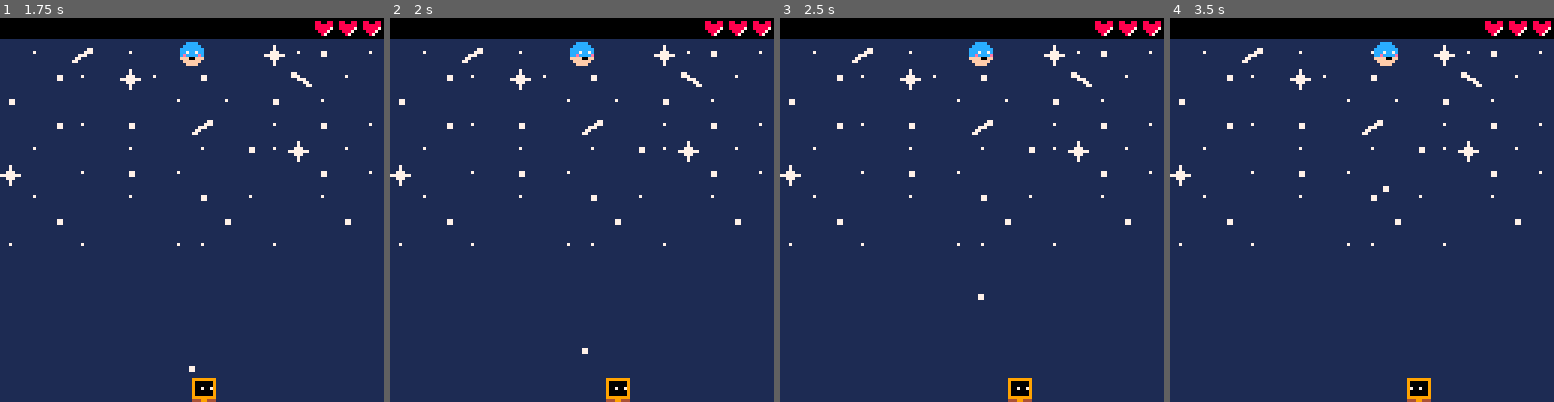
Above: before the commit, frames 1-4 (left to right).
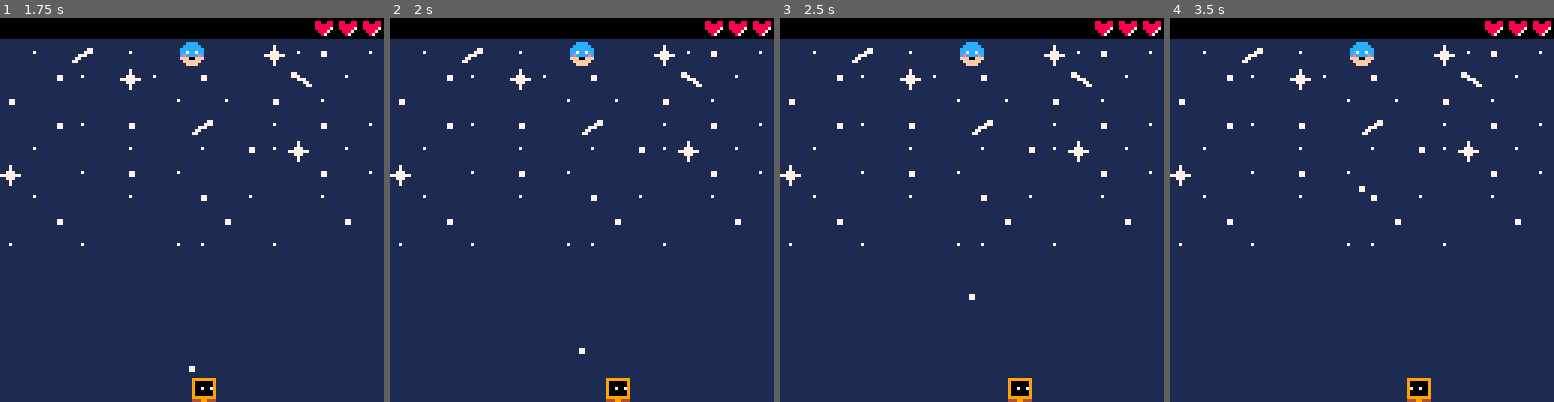
Above: after the commit, the same moments.

Repository: diodemusic/infinipong
Game: PICO-8 cartridge src/infinipong.p8
Same seed, same stepped clock (60 frames per second), same inputs: the game is played once before the commit and once after it.
Inputs:
- Up to frame 1 (1.75 s): tap X (X key) at 0.33, 1.07 s; hold Right from 1.6 s (still down)
- Up to frame 2 (2 s): keep holding Right; tap X (X key) at 1.85 s
- Up to frame 3 (2.5 s): release Right at 2.1 s; hold Up 2.15-2.42 s; hold Right from 2.47 s (still down)
- Up to frame 4 (3.5 s): tap X (X key) at 2.97 s; release Right at 3.03 s; hold Left from 3.08 s (still down)

Frame 1 is identical in both runs. In frame 2, less than 0.1% of the frame differs, in the area x 47-54%, y 8-88%; in frame 3, 0.4%; in frame 4, 0.7%, in the area x 46-60%, y 6-46%.

Commit message:
organize code into distinct sections

Diff:
--- a/src/main.lua
+++ b/src/main.lua
@@ -1,5 +1,7 @@
 -- infinipong
 -- by saves
+
+------------------- player
 
 function draw_player()
     if player.moving_left then
@@ -41,6 +43,36 @@
     end
 end
 
+function lose_life()
+    sfx(1)
+
+    if player.lives > 1 then
+        if not debug_options.infinite_lives then
+            player.lives -= 1
+        end
+
+        player.x = 60
+
+        enemy.x = 60
+
+        ball.x = 63
+        ball.y = 63
+        ball.x_speed = 0
+        ball.y_speed /= 2
+    else
+        player.lives -= 1
+        set_game_over()
+    end
+end
+
+function draw_lives()
+    for i = 1, player.lives do
+        spr(11, 96 + (i * 8), 1)
+    end
+end
+
+------------------- enemy
+
 function draw_enemy()
     if enemy.moving_left then
         spr(5, enemy.x, enemy.y)
@@ -70,6 +102,8 @@
     end
 end
 
+------------------- ball
+
 function draw_ball()
     rectfill(ball.x, ball.y, ball.x + 1, ball.y + 1, 7)
 end
@@ -94,7 +128,7 @@
     ) then
         ball.y_speed += 0.2
         ball.y_speed = -ball.y_speed
-        ball.x_speed = rnd(2) - 1
+        -- TODO calculate angle on contact point ball.x_speed = rnd(2) - 1
         ball.bounces += 1
         score += 1 * score_multiplier
         sfx(2)
@@ -108,6 +142,8 @@
         lose_life()
     end
 end
+
+------------------- level
 
 function update_level()
     if (
@@ -126,37 +162,11 @@
     player.color = level % #player.colors + 1
 end
 
-function lose_life()
-    sfx(1)
-
-    if player.lives > 1 then
-        if not debug_options.infinite_lives then
-            player.lives -= 1
-        end
-
-        player.x = 60
-
-        enemy.x = 60
-
-        ball.x = 63
-        ball.y = 63
-        ball.x_speed = 0
-        ball.y_speed /= 2
-    else
-        player.lives -= 1
-        set_game_over()
-    end
-end
+------------------- game state
 
 function set_game_over()
     game_over = true
     music(-1, 10, 1)
-end
-
-function draw_lives()
-    for i = 1, player.lives do
-        spr(11, 96 + (i * 8), 1)
-    end
 end
 
 function draw_stats()
@@ -166,7 +176,7 @@
     draw_lives()
 end
 
-------------------------------- debug functions
+------------------------------- debug
 
 function draw_pixel_inspector()
     if debug_options.pixel_inspect then
Not shown, changed: TODO.md
